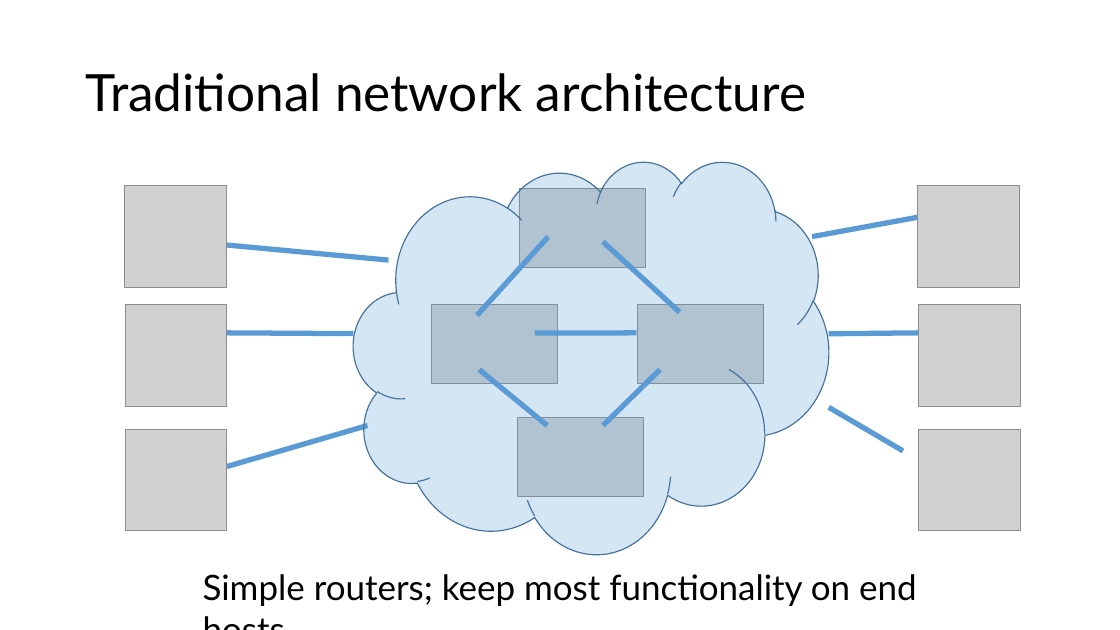
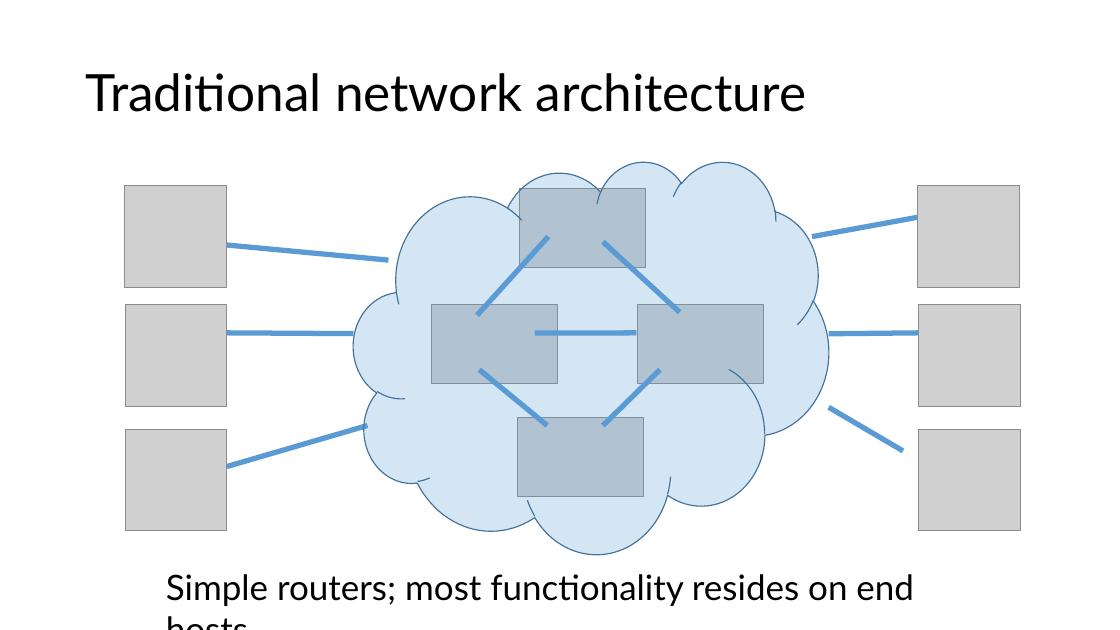
Before and after one commit to anirudhSK/pifo-domino-marple-ppts, a slide deck: slide 2 of uw_talk.pptx. Drawn at 1120x630 pixels with LibreOffice and Linux fonts; fonts in the diff are those of the drawing; grey boxes stand for pictures. Boxes give left, top, right and bottom in pixels: in the first picture for what was removed or moved away, otherwise in the second. Text is boxed around its words. In the diff, an @@ line names an element or a change of style, - is before the commit and + after.

```diff
--- a/uw_talk.pptx
+++ b/uw_talk.pptx
@@ text at bbox=[166, 574, 914, 606]: text changed @@
-Simple routers; keep most functionality on end hosts
+Simple routers; most functionality resides on end hosts
```
Also in this commit, not shown: 13 other slides changed, 1 slide added.
